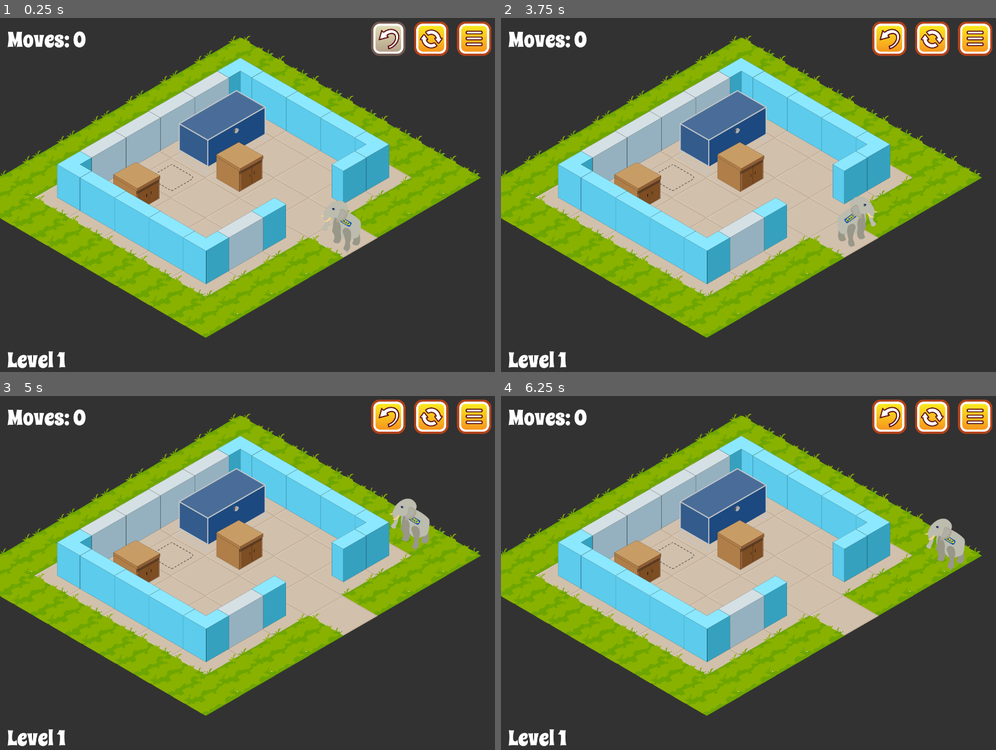
Above: before the commit, frames 1-4 (two rows, left to right).
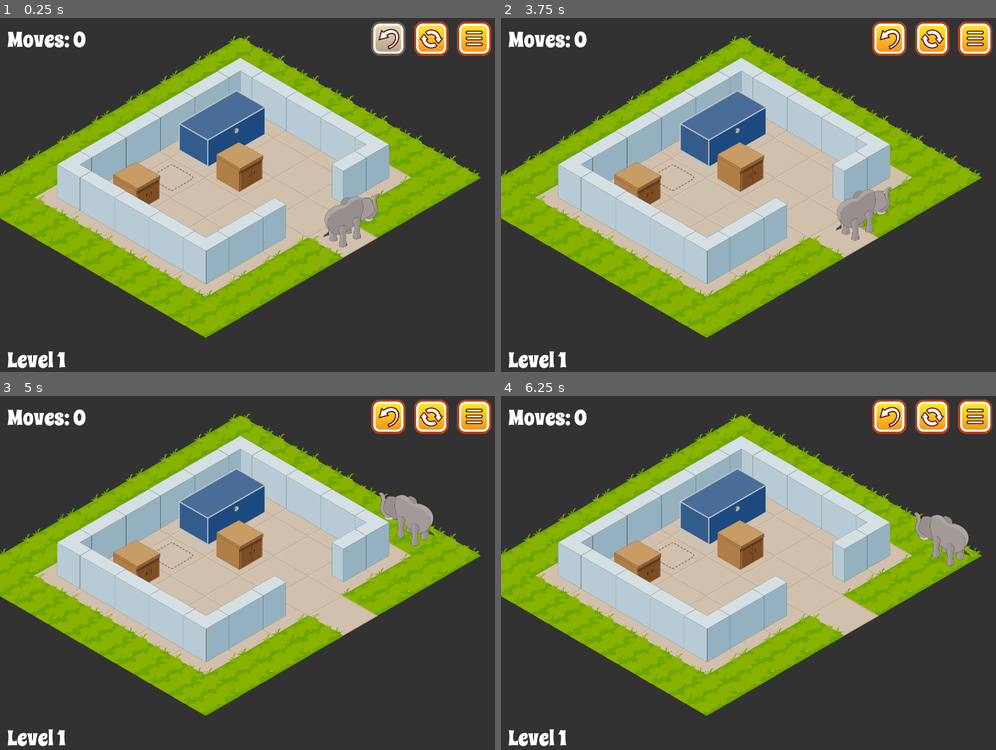
Above: after the commit, the same moments.

Repository: tripodsan/elephant-game
Game: Godot game, scene res://main.tscn
The game is run twice, just before and just after one commit, with the same random seed, the same clock (stepped at 60 frames per second) and the same inputs.
Inputs (mouse positions are in pixels of both pictures, inside the frame that each line leads up to):
- Up to frame 1 (0.25 s): no input
- Up to frame 2 (3.75 s): click (931, 39) at 0.5 s; click (931, 39) at 1.25 s; click (931, 39) at 2 s; click (976, 39) at 2.75 s; tap Enter at 3.5 s; move the mouse to (862, 177) at 3.52 s; hold Right (move_right) from 3.53 s (still down); click (862, 177) at 3.67 s
- Up to frame 3 (5 s): move the mouse to (148, 590) at 4.27 s; release Right (move_right) at 4.28 s; hold Down (move_down) from 4.28 s (still down)
- Up to frame 4 (6.25 s): release Down (move_down) at 5 s; click (892, 417) at 5 s; tap Space at 5.75 s; move the mouse to (802, 495) at 5.77 s; hold Right (move_right) from 5.78 s (still down)

The runs differ from the first frame. In frame 1, 11% of the frame differs, in the area x 11-79%, y 11-76%; in frame 2, 11%; in frame 3, 11%; in frame 4, 11%.

Commit message:
add new elephant sprites

Diff:
--- a/player.tscn
+++ b/player.tscn
@@ -1,7 +1,10 @@
-[gd_scene load_steps=3 format=2]
+[gd_scene load_steps=6 format=2]
 
 [ext_resource path="res://scripts/player.gd" type="Script" id=1]
-[ext_resource path="res://assets/lilly.png" type="Texture" id=2]
+[ext_resource path="res://assets/elephant-1.png" type="Texture" id=2]
+[ext_resource path="res://assets/elephant-2.png" type="Texture" id=3]
+[ext_resource path="res://assets/elephant-0.png" type="Texture" id=4]
+[ext_resource path="res://assets/elephant-3.png" type="Texture" id=5]
 
 [node name="player" type="Node2D"]
 z_index = 1
@@ -21,25 +24,24 @@
 }
 
 [node name="sprite0" type="Sprite" parent="sprite"]
-visible = false
-texture = ExtResource( 2 )
-region_enabled = true
-region_rect = Rect2( 580, -10, 130, 160 )
+position = Vector2( 21, -21 )
+scale = Vector2( 0.5, 0.5 )
+texture = ExtResource( 4 )
 
 [node name="sprite1" type="Sprite" parent="sprite"]
 visible = false
+position = Vector2( 15, -13 )
+scale = Vector2( 0.5, 0.5 )
 texture = ExtResource( 2 )
-region_enabled = true
-region_rect = Rect2( 190, 20, 130, 130 )
 
 [node name="sprite2" type="Sprite" parent="sprite"]
 visible = false
-texture = ExtResource( 2 )
-region_enabled = true
-region_rect = Rect2( 0, 10, 120, 140 )
+position = Vector2( -7, -12 )
+scale = Vector2( 0.5, 0.5 )
+texture = ExtResource( 3 )
 
 [node name="sprite3" type="Sprite" parent="sprite"]
-position = Vector2( -6, -12 )
-texture = ExtResource( 2 )
-region_enabled = true
-region_rect = Rect2( 380, -10, 140, 160 )
+visible = false
+position = Vector2( -17, -19 )
+scale = Vector2( 0.5, 0.5 )
+texture = ExtResource( 5 )
Binary file added: assets/elephant-0.png
Not shown, added: assets/elephant-0.png.import
Binary file added: assets/elephant-1.png
Not shown, added: assets/elephant-1.png.import
Binary file added: assets/elephant-2.png
Not shown, added: assets/elephant-2.png.import
Binary file added: assets/elephant-3.png
Not shown, added: assets/elephant-3.png.import
Binary file changed: assets/walls.png
